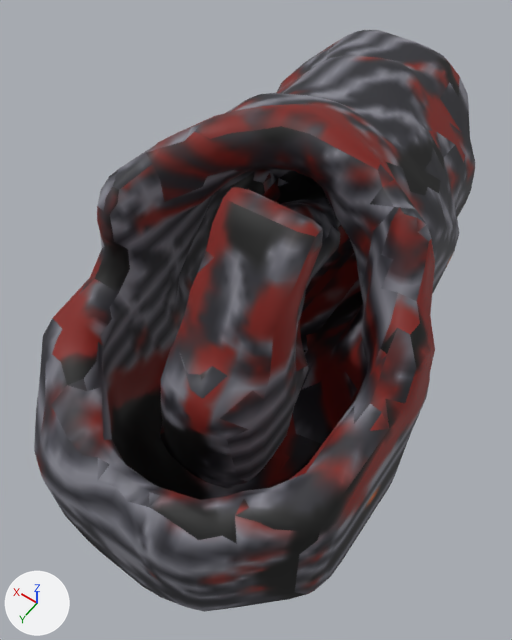
The glTF model www/proto3d/models/beth/equipment/fitted/finn/finn_chain_masterwork_boot_L.glb, before and after one commit.
Before and after are seen from a camera (50 mm lens) standing at (0.033, -0.056, 0.414) and looking at (0.199, -0.289, 0.049). The axes (+X, +Y, +Z) are drawn at lower left. The lights are the same throughout. The older version comes first. Vertices at exactly the same position are counted once.

Before the edit, the objects in view are built like this:
```python
me_finn_chain_masterwork_boot_l_hi_001 = bpy.data.meshes.new('finn_chain_masterwork_boot_L_hi.001')
me_finn_chain_masterwork_boot_l_hi_001.from_pydata(...)  # 2008 vertices, 3997 faces; spans x 0.074..0.314, y -0.552..-0.123, z -0.041..0.196
me_finn_chain_masterwork_boot_l_hi_001.materials.append(mat_finn_chain_masterwork_boot_l_mat)  # picture img_tex_finn_chain_masterwork_boot_l
ob_finn_chain_masterwork_boot_l = bpy.data.objects.new('finn_chain_masterwork_boot_L', me_finn_chain_masterwork_boot_l_hi_001)
ob_finn_chain_masterwork_boot_l.location = (0.0, 0.0, 0.0)
```
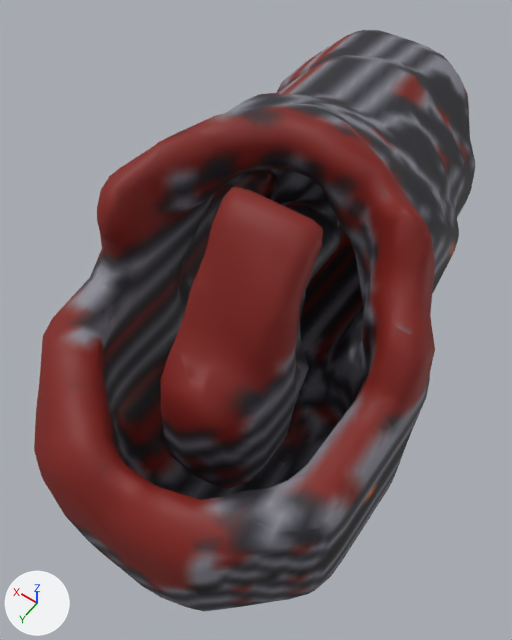
What differs and where, as boxes [x1, y1, x2, y2] in the pictures (512 x 640 px; the box of a moved part takes in the faces that stretch with it):
```json
{"part": 1, "of": "me_finn_chain_masterwork_boot_l_hi_001", "change": "moved or reshaped", "before": [297, 431, 388, 541], "after": [297, 431, 388, 541]}
{"part": 2, "of": "me_finn_chain_masterwork_boot_l_hi_001", "change": "moved or reshaped", "before": [180, 87, 459, 336], "after": [180, 87, 459, 336]}
{"part": 3, "of": "me_finn_chain_masterwork_boot_l_hi_001", "change": "moved or reshaped", "before": [340, 228, 350, 241], "after": [340, 228, 350, 241], "on screen": "mostly hidden"}
{"part": 4, "of": "me_finn_chain_masterwork_boot_l_hi_001", "change": "surface changed", "before": [34, 30, 475, 612], "after": [34, 30, 475, 612]}
```

Edits to the scene script, one JSON object a line:
```json
{"block": "me_finn_chain_masterwork_boot_l_hi_001", "where": "# used by ob_finn_chain_masterwork_boot_l; location = (0.0, 0.0, 0.0)"}
{"op": "remove", "block": "me_finn_chain_masterwork_boot_l_hi_001", "code": "me_finn_chain_masterwork_boot_l_hi_001.from_pydata(...)  # 2008 vertices, 3997 faces; spans x 0.074..0.314, y -0.552..-0.123, z -0.041..0.196"}
{"op": "add", "block": "me_finn_chain_masterwork_boot_l_hi_001", "code": "me_finn_chain_masterwork_boot_l_hi_001.from_pydata(...)  # 2017 vertices, 4030 faces; spans x 0.074..0.314, y -0.552..-0.123, z -0.041..0.196"}
{"block": "me_finn_chain_masterwork_boot_l_hi_001", "change": "me_finn_chain_masterwork_boot_l_hi_001 part 1"}
{"block": "me_finn_chain_masterwork_boot_l_hi_001", "change": "3 vertices are removed from x 0.08..0.11, y -0.302..-0.173, z -0.005..0.11"}
{"block": "me_finn_chain_masterwork_boot_l_hi_001", "change": "18 faces are deleted"}
{"block": "me_finn_chain_masterwork_boot_l_hi_001", "change": "6 vertices are added at (0.099, -0.289, -0.002), (0.096, -0.28, -0.009), (0.079, -0.186, 0.111), (0.081, -0.171, 0.11), (0.108, -0.302, 0.023), (0.116, -0.304, 0.015)"}
{"block": "me_finn_chain_masterwork_boot_l_hi_001", "change": "24 new faces join them"}
{"block": "me_finn_chain_masterwork_boot_l_hi_001", "change": "me_finn_chain_masterwork_boot_l_hi_001 part 2"}
{"block": "me_finn_chain_masterwork_boot_l_hi_001", "change": "13 vertices are removed from x 0.118..0.278, y -0.525..-0.222, z 0.04..0.169"}
{"block": "me_finn_chain_masterwork_boot_l_hi_001", "change": "87 faces are deleted"}
{"block": "me_finn_chain_masterwork_boot_l_hi_001", "change": "26 vertices are added at x 0.118..0.282, y -0.53..-0.221, z 0.039..0.169"}
{"block": "me_finn_chain_masterwork_boot_l_hi_001", "change": "113 new faces join them"}
{"block": "me_finn_chain_masterwork_boot_l_hi_001", "change": "me_finn_chain_masterwork_boot_l_hi_001 part 3"}
{"block": "me_finn_chain_masterwork_boot_l_hi_001", "change": "2 vertices are removed from x 0.206..0.25, y -0.433..-0.421, z 0.013..0.021"}
{"block": "me_finn_chain_masterwork_boot_l_hi_001", "change": "12 faces are deleted"}
{"block": "me_finn_chain_masterwork_boot_l_hi_001", "change": "4 vertices are added at (0.207, -0.43, 0.01), (0.205, -0.434, 0.014), (0.249, -0.421, 0.021), (0.255, -0.427, 0.023)"}
{"block": "me_finn_chain_masterwork_boot_l_hi_001", "change": "16 new faces join them"}
{"block": "me_finn_chain_masterwork_boot_l_hi_001", "change": "me_finn_chain_masterwork_boot_l_hi_001 part 4: 3877 kept faces spanning x 0.074..0.314, y -0.552..-0.123, z -0.041..0.196 get new texture (UV) coordinates"}
{"block": "me_finn_chain_masterwork_boot_l_hi_001", "change": "other edits to the shape of me_finn_chain_masterwork_boot_l_hi_001 do not show in these pictures"}
```
